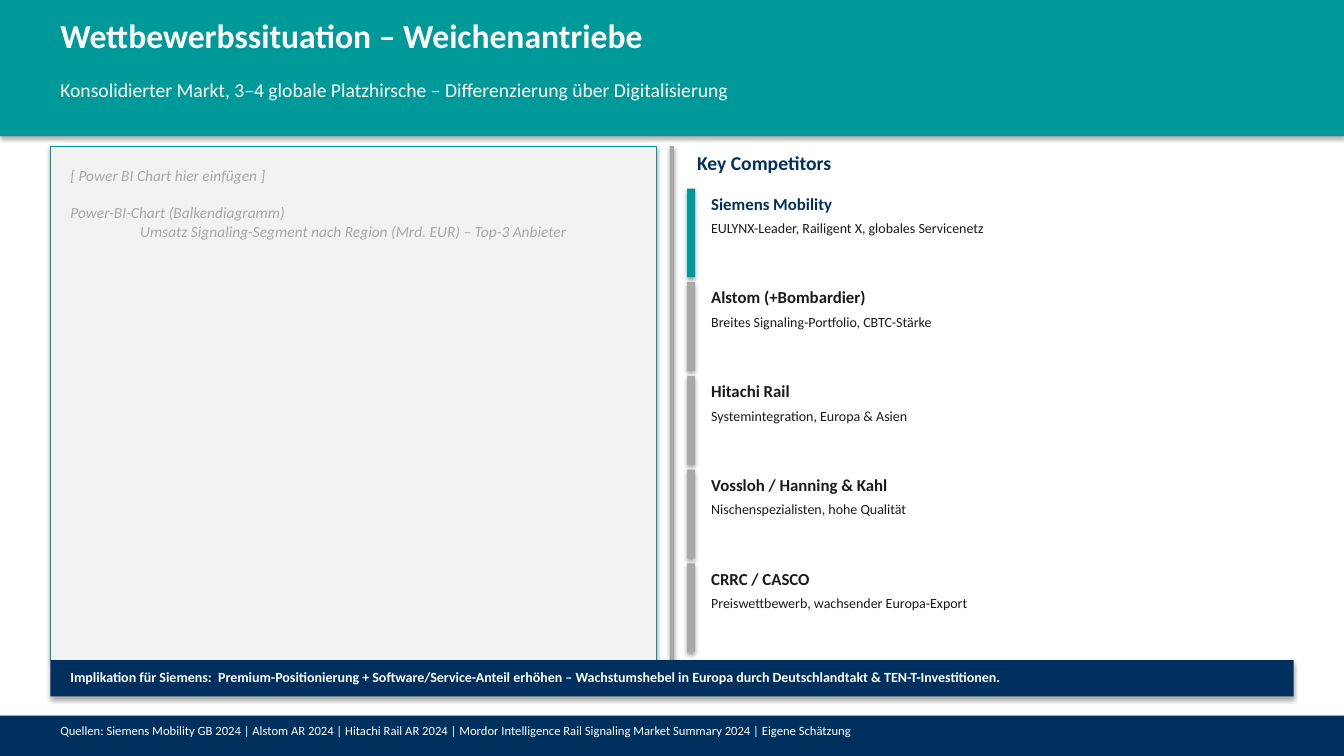
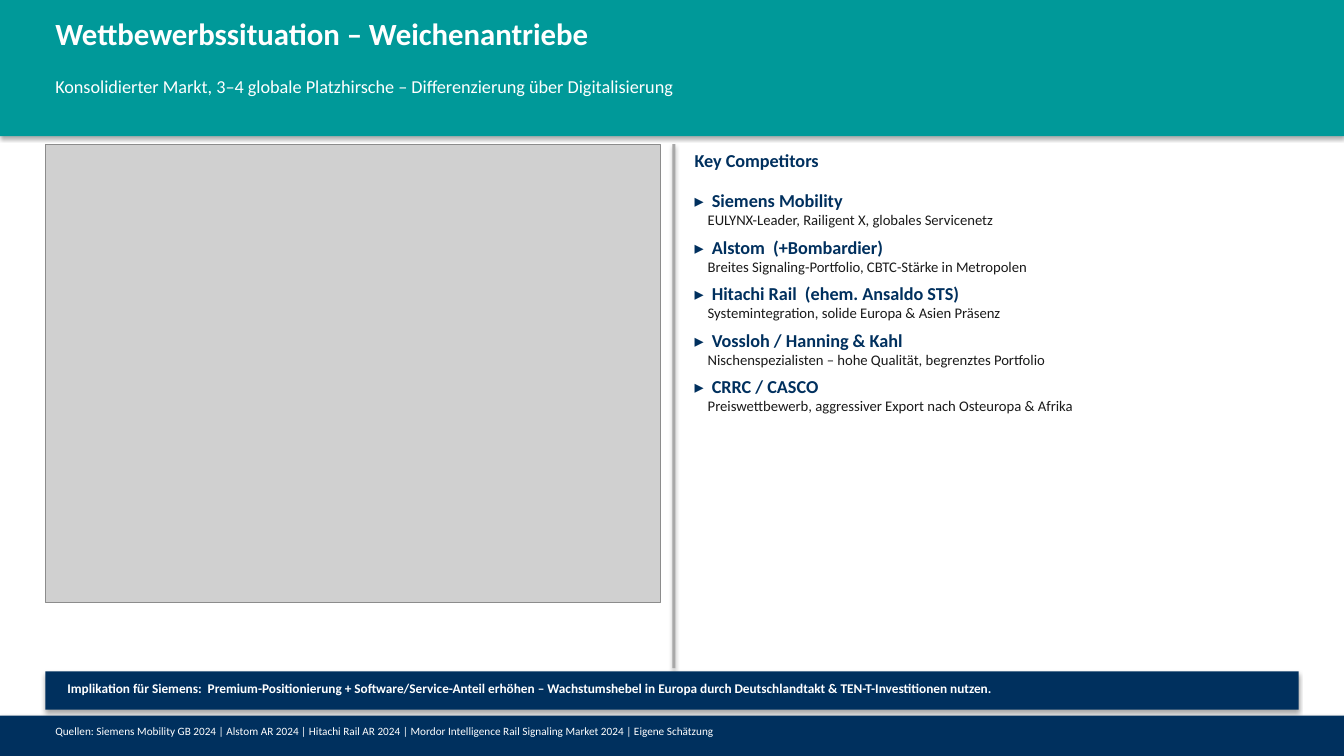
Before and after one commit to Pouya00773/PCVGUTHUB, a slide deck: slide 2 of output/Vortrag_Weichenantriebe.pptx. Drawn at 1344x756 pixels with LibreOffice and Linux fonts; fonts in the diff are those of the drawing; grey boxes stand for pictures. Boxes give left, top, right and bottom in pixels: in the first picture for what was removed or moved away, otherwise in the second. Text is boxed around its words. In the diff, an @@ line names an element or a change of style, - is before the commit and + after.

```diff
--- a/output/Vortrag_Weichenantriebe.pptx
+++ b/output/Vortrag_Weichenantriebe.pptx
@@ text "Wettbewerbssituation – Weichenantriebe" at (55, 23, 588, 46): size 24 to 22 pt @@
@@ text "Konsolidierter Markt, 3–4 globale Platzhirsche ..." at (55, 80, 673, 96): size 14 to 13 pt @@
@@ picture added at (45, 144, 660, 603) @@
@@ rectangle removed at (50, 146, 656, 660) @@
@@ rectangle: place and size @@
-rectangle at (669, 146, 674, 660)
+rectangle at (673, 144, 676, 668)
@@ text "Key Competitors" at (695, 154, 819, 170): size 14 to 13 pt @@
@@ text removed at (70, 170, 566, 240) @@
-[ Power BI Chart hier einfügen ]
-Power-BI-Chart (Balkendiagramm)
-Umsatz Signaling-Segment nach Region (Mrd. EUR) – Top-3 Anbieter
@@ rectangle removed at (688, 189, 696, 277) @@
@@ text added at (708, 194, 1073, 414), 10.5 pt, text #1A1A1A @@
+▸ Siemens Mobility
+EULYNX-Leader, Railigent X, globales Servicenetz
+▸ Alstom (+Bombardier)
+Breites Signaling-Portfolio, CBTC-Stärke in Metropolen
+▸ Hitachi Rail (ehem. Ansaldo STS)
+Systemintegration, solide Europa & Asien Präsenz
+▸ Vossloh / Hanning & Kahl
+Nischenspezialisten – hohe Qualität, begrenztes Portfolio
+▸ CRRC / CASCO
+Preiswettbewerb, aggressiver Export nach Osteuropa & Afrika
@@ text removed at (711, 198, 832, 213) @@
-Siemens Mobility
@@ text removed at (711, 223, 984, 236) @@
-EULYNX-Leader, Railigent X, globales Servicenetz
@@ rectangle removed at (688, 282, 696, 371) @@
@@ text removed at (711, 290, 866, 306) @@
-Alstom (+Bombardier)
@@ text removed at (711, 317, 931, 330) @@
-Breites Signaling-Portfolio, CBTC-Stärke
@@ rectangle removed at (688, 376, 696, 465) @@
@@ text removed at (711, 385, 790, 397) @@
-Hitachi Rail
@@ text removed at (711, 411, 907, 424) @@
-Systemintegration, Europa & Asien
@@ rectangle removed at (688, 470, 696, 559) @@
@@ text removed at (711, 479, 887, 494) @@
-Vossloh / Hanning & Kahl
@@ text removed at (711, 504, 907, 516) @@
-Nischenspezialisten, hohe Qualität
@@ rectangle removed at (688, 564, 696, 652) @@
@@ text removed at (711, 574, 809, 585) @@
-CRRC / CASCO
@@ text removed at (711, 598, 968, 611) @@
-Preiswettbewerb, wachsender Europa-Export
@@ rectangle: place and size @@
-rectangle at (50, 660, 1294, 697)
+rectangle at (45, 671, 1299, 710)
@@ text at (67, 683, 991, 696): text changed; size 10 to 9.5 pt @@
-Implikation für Siemens: Premium-Positionierung + Software/Service-Anteil erhöhen – Wachstumshebel in Europa durch Deutschlandtakt & TEN-T-Investitionen.
+Implikation für Siemens: Premium-Positionierung + Software/Service-Anteil erhöhen – Wachstumshebel in Europa durch Deutschlandtakt & TEN-T-Investitionen nutzen.
@@ text at (55, 727, 713, 737): text changed; size 9 to 8 pt @@
-Quellen: Siemens Mobility GB 2024 | Alstom AR 2024 | Hitachi Rail AR 2024 | Mordor Intelligence Rail Signaling Market Summary 2024 | Eigene Schätzung
+Quellen: Siemens Mobility GB 2024 | Alstom AR 2024 | Hitachi Rail AR 2024 | Mordor Intelligence Rail Signaling Market 2024 | Eigene Schätzung
```
Also in this commit, not shown: 1 other slide changed, 2 other files.
